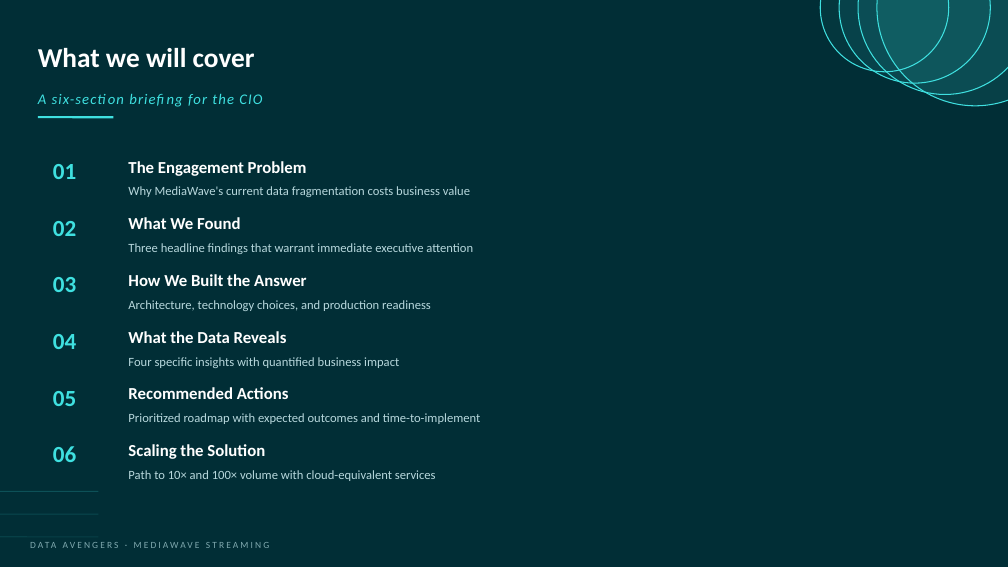
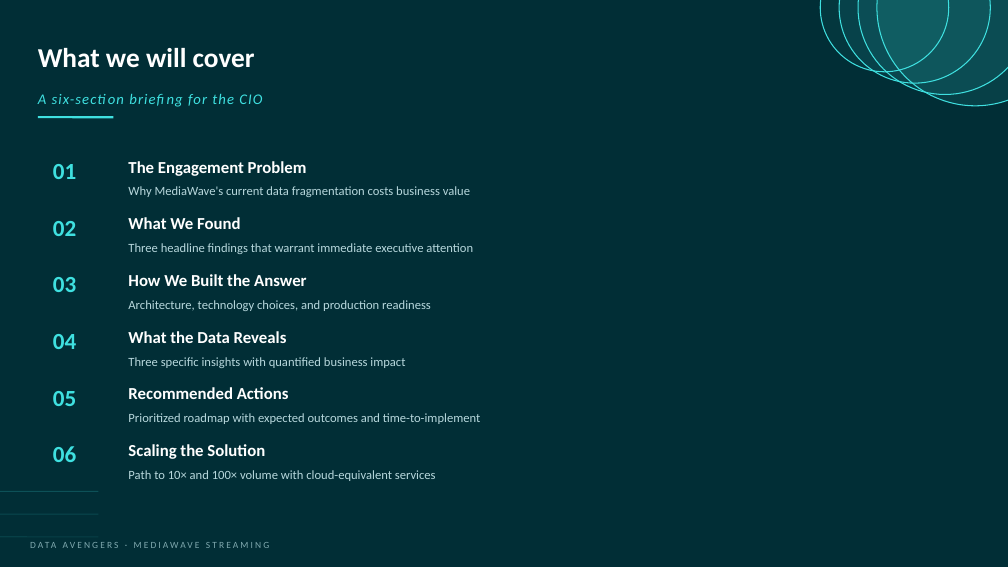
Before and after one commit to qua-ng/ism4545-data-avengers, a slide deck: slide 3 of Final Project/presentation/Slides.pptx. Drawn at 1008x567 pixels with LibreOffice and Linux fonts; fonts in the diff are those of the drawing. Boxes give left, top, right and bottom in pixels: in the first picture for what was removed or moved away, otherwise in the second. Text is boxed around its words. In the diff, an @@ line names an element or a change of style, - is before the commit and + after.

```diff
--- a/Final Project/presentation/Slides.pptx
+++ b/Final Project/presentation/Slides.pptx
@@ text at [128, 357, 405, 368]: text changed @@
-Four specific insights with quantified business impact
+Three specific insights with quantified business impact
```
Also in this commit, not shown: 7 other slides changed, 1 slide added, 2 other files.
